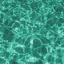
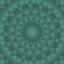
The second (64, 64) image is a revision of the first. Changes to its layers:
showed "options_background.png 64x64", painted on it over (0, 0, 64, 64)
removed layer "prismarine.png copy" from group "main gui folder" over (0, 0, 64, 64)
removed layer "prismarine_bricks.png copy" from group "main gui folder" over (0, 0, 64, 64)
painted on "light_dirt_background.png 64x64" over (0, 0, 64, 64)
